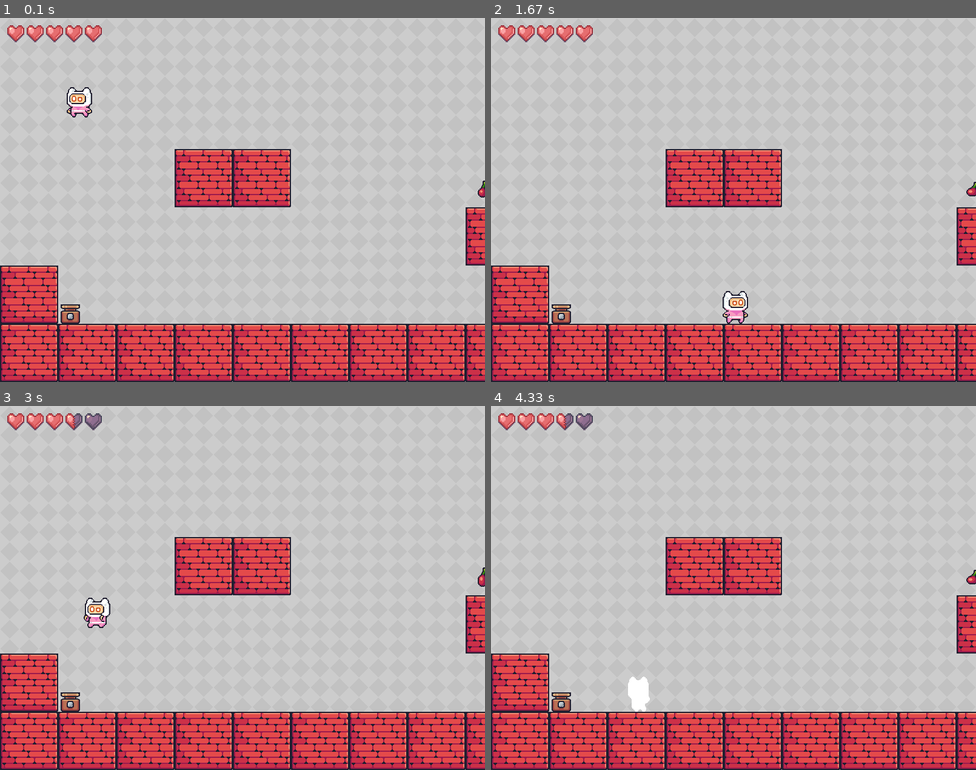
Above: before the commit, frames 1-4 (two rows, left to right).
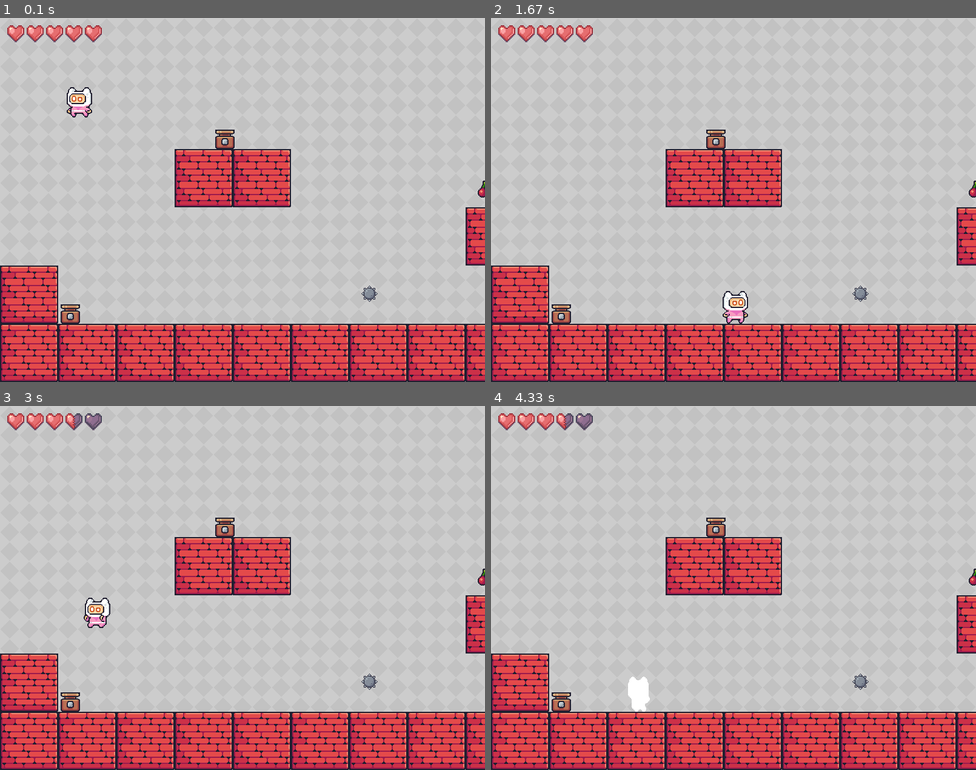
Above: after the commit, the same moments.

Repository: jamuerta/pygames-project
Game: pygame game, started from game.py
Two runs of this game, one before a commit and one after it. Both use one fixed random seed, a clock stepped at 60 frames per second and the inputs below.
Inputs:
- Up to frame 1 (0.1 s): no input
- Up to frame 2 (1.67 s): hold Right 0.33-0.8 s; hold Up 0.83-1.13 s; hold Right 1.17-1.63 s
- Up to frame 3 (3 s): hold Left 1.67-2.2 s; hold Left 2.23-2.63 s; hold Up from 2.67 s (still down)
- Up to frame 4 (4.33 s): release Up at 3.03 s; hold Right 3.07-3.7 s; hold Left 3.73-4.2 s; hold Right from 4.23 s (still down)

The runs differ from the first frame. In frame 1, 0.3% of the frame differs, in the area x 44-78%, y 30-78%; in frame 2, 0.3%, in the area x 44-100%, y 30-78%; in frame 3, 0.3%; in frame 4, 0.3%.

Commit message:
objetos para cada nivel

Diff:
--- a/classes.py
+++ b/classes.py
@@ -164,7 +164,8 @@
 
         #self.spikes = self.spikes["Idle"]
         self.image.blit(self.spike, (0,0))
-        self.mask = pygame.mask.from_surface(self.image)
+        #self.mask = pygame.mask.from_surface(self.image)
+        self.spike = pygame.transform.scale2x(self.image)
 
 class Spiked_Ball(Objeto):
     def __init__(self, x, y ,width, height):
--- a/game.py
+++ b/game.py
@@ -3,6 +3,7 @@
 from funciones import health_bar, game_over
 
 pygame.init()
+pygame.display.set_caption("pixel quest")
 
 WIDTH, HEIGHT = 800, 600
 vel = 5
@@ -96,7 +97,9 @@
     run = True
     while run:
         clock.tick(60)
-        n1_fruit1.loop()
+        print(jugador.rect.x, jugador.rect.y)
+        #Fruits.loop(current_level.frutas)
+        #n1_fruit1.loop()
         #fire_1.on()
         #fire_2.on()
         #fire_3.on()
@@ -146,7 +149,7 @@
 
             health_bar(ventana, jugador.health, jugador.max_health, 10, 10)  # Ajustar la posición según sea necesario
         else:
-            game_over(ventana, "Game Over - Press R to Restart or Q to Quit", WIDTH // 2 - 250, HEIGHT // 2 - 50)
+            game_over(ventana, "Game Over - R para Reiniciar, Q para Salir", WIDTH // 2 - 250, HEIGHT // 2 - 50)
 
         pygame.display.flip()
 
@@ -155,11 +158,21 @@
 
 ##############################################################
 
-#n1_fire1 = Fuego(770, 250, 16, 32)
+n1_fire1 = Fuego(1000, 250, 16, 32)
 n1_fire2 = Fuego(100, HEIGHT - block_size - 64, 16, 32)
+n1_fire3 = Fuego(355, 152, 16, 32)
+
 n1_spikes1 = Spikes(1100, 487, 28, 28)
-n1_spikes1 = Spikes(1120, 487, 28, 28)
-n1_fruit1 = speed_fruit(770, 250, 32, 32, "Cherries")
+n1_spikes2 = Spikes(1120, 487, 28, 28)
+n1_spikes3 = Spikes(1140, 487, 28, 28)
+
+n1_spikedball1 = Spiked_Ball(595, 440, 28, 28)
+n1_spikedball2 = Spiked_Ball(1300, 152, 28, 28)
+n1_spikedball3 = Spiked_Ball(1455, 56, 28, 28)
+n1_spikedball3 = Spiked_Ball(1770, 344, 28, 28)
+
+n1_fruit1 = health_fruit(770, 250, 32, 32, "Cherries")
+
 floor_1 = [Bloque(i * block_size, HEIGHT - block_size, block_size, 272,64)
              for i in range(0, 2000)]
 objetos_nivel1 = [*floor_1, Bloque(0, HEIGHT - block_size * 2, block_size, 272, 64),
@@ -170,23 +183,49 @@
                Bloque(block_size * 10, HEIGHT - block_size * 3, block_size, 272, 64),
                Bloque(block_size * 13, HEIGHT - block_size * 4, block_size, 272, 64),
                 Bloque(block_size * 14, HEIGHT - block_size * 5, block_size, 272, 64),
-                 Bloque(block_size * 15, HEIGHT - block_size * 5, block_size, 272, 64),
-                  Bloque(block_size * 16, HEIGHT - block_size * 5, block_size, 272, 64),
-                   Bloque(block_size * 18, HEIGHT - block_size * 2, block_size, 272, 64),
-                    Bloque(block_size * 19, HEIGHT - block_size * 2, block_size, 272, 64),
-                      n1_spikes1, n1_fruit1, n1_fire2]
+                Bloque(block_size * 15, HEIGHT - block_size * 5, block_size, 272, 64),
+                Bloque(block_size * 16, HEIGHT - block_size * 5, block_size, 272, 64),
+                Bloque(block_size * 18, HEIGHT - block_size * 2, block_size, 272, 64),
+                Bloque(block_size * 19, HEIGHT - block_size * 2, block_size, 272, 64),
+                    n1_spikes1, n1_spikes2, n1_spikes3, n1_fruit1, n1_fire2, n1_fire1,
+                    n1_spikedball3, n1_fire3, n1_spikedball1, n1_spikedball2]
 
 ################################################################
 
 floor_2 = [Bloque(i * block_size, HEIGHT - block_size, block_size, 96, 128)
            for i in range(0, 2000)]
+n2_fire1 = Fuego(130, 440, 16, 32)
+n2_fire2 = Fuego(500, 250, 16, 32)
+n2_fire3 = Fuego(640, 440, 16, 32)
+n2_fire7 = Fuego(1715, 440, 16, 32)
+n2_fire10 = Fuego(1950, 440, 16, 32)
+
+n2_spike1 = Spikes(870, 295, 28, 28)
+n2_spike2 = Spikes(890, 295, 28, 28)
+n2_spike8 = Spikes(910, 295, 28, 28)
+n2_spike9 = Spikes(930, 295, 28, 28)
+n2_spike10 = Spikes(950, 295, 28, 28)
+n2_spike3 = Spikes(1460, 487, 28, 28)
+n2_spike4 = Spikes(1440, 487, 28, 28)
+n2_spike5 = Spikes(1480, 487, 28, 28)
+n2_spike6 = Spikes(1500, 487, 28, 28)
+n2_spike7 = Spikes(1520, 487, 28, 28)
+
+n2_spikedball1 = Spiked_Ball(1760, 260, 28, 28)
+
 objetos_nivel2 = [*floor_2,
                   Bloque(block_size * 2, HEIGHT - block_size * 2, block_size, 96, 128),
                   Bloque(block_size * 5, HEIGHT - block_size * 3, block_size, 96, 128),
                   Bloque(block_size * 4, HEIGHT - block_size * 4, block_size, 96, 128),
                   Bloque(block_size * 8, HEIGHT - block_size * 3, block_size, 96, 128),
                   Bloque(block_size * 9, HEIGHT - block_size * 3, block_size, 96, 128),
-                  Bloque(block_size * 10, HEIGHT - block_size * 3, block_size, 96, 128)]
+                  Bloque(block_size * 10, HEIGHT - block_size * 3, block_size, 96, 128),
+                  Bloque(block_size * 13, HEIGHT - block_size * 4, block_size, 96, 128),
+                  Bloque(block_size * 14, HEIGHT - block_size * 5, block_size, 96, 128),
+                  Bloque(block_size * 16, HEIGHT - block_size * 5, block_size, 96, 128),
+                  Bloque(block_size * 18, HEIGHT - block_size * 3, block_size, 96, 128),
+                  n2_fire1, n2_fire2, n2_fire3, n2_spike1, n2_spike2, n2_spike3, n2_fire7,
+                    n2_spike4, n2_fire10, n2_spike5, n2_spike6, n2_spike7, n2_spike8, n2_spike9, n2_spikedball1, n2_spike10]
 
 ################################################################
 
@@ -196,12 +235,31 @@
 floor_3 = [Bloque(i * block_size, HEIGHT - block_size, block_size, 0, 0)
            for i in range(0, 2000)]
 objetos_nivel3 = [*floor_3,
-                  Bloque(block_size * 2, HEIGHT - block_size * 2, block_size, 0, 0),
-                  Bloque(block_size * 5, HEIGHT - block_size * 3, block_size, 0, 0),
-                  Bloque(block_size * 4, HEIGHT - block_size * 4, block_size, 0, 0),
-                  Bloque(block_size * 8, HEIGHT - block_size * 3, block_size, 0, 0),
-                  Bloque(block_size * 9, HEIGHT - block_size * 3, block_size, 0, 0),
-                  Bloque(block_size * 10, HEIGHT - block_size * 3, block_size, 0, 0),
+                  Bloque(block_size * 3, HEIGHT - block_size * 2, block_size, 0, 0),
+                  Bloque(block_size * 3, HEIGHT - block_size * 3, block_size, 0, 0),
+                  Bloque(block_size * 3, HEIGHT - block_size * 5, block_size, 0, 0),
+                  Bloque(block_size * 3, HEIGHT - block_size * 6, block_size, 0, 0),
+                  Bloque(block_size * 3, HEIGHT - block_size * 7, block_size, 0, 0),
+                  Bloque(block_size * 6, HEIGHT - block_size * 3, block_size, 0, 0),
+                  Bloque(block_size * 6, HEIGHT - block_size * 4, block_size, 0, 0),
+                  Bloque(block_size * 6, HEIGHT - block_size * 5, block_size, 0, 0),
+                  Bloque(block_size * 6, HEIGHT - block_size * 6, block_size, 0, 0),
+                  Bloque(block_size * 6, HEIGHT - block_size * 7, block_size, 0, 0),
+                  Bloque(block_size * 10, HEIGHT - block_size * 2, block_size, 0, 0),
+                  Bloque(block_size * 10, HEIGHT - block_size * 4, block_size, 0, 0),
+                  Bloque(block_size * 10, HEIGHT - block_size * 5, block_size, 0, 0),
+                  Bloque(block_size * 10, HEIGHT - block_size * 6, block_size, 0, 0),
+                  Bloque(block_size * 10, HEIGHT - block_size * 7, block_size, 0, 0),
+                  Bloque(block_size * 12, HEIGHT - block_size * 3, block_size, 0, 0),
+                  Bloque(block_size * 12, HEIGHT - block_size * 4, block_size, 0, 0),
+                  Bloque(block_size * 12, HEIGHT - block_size * 5, block_size, 0, 0),
+                  Bloque(block_size * 12, HEIGHT - block_size * 6, block_size, 0, 0),
+                  Bloque(block_size * 12, HEIGHT - block_size * 7, block_size, 0, 0),
+                  Bloque(block_size * 16, HEIGHT - block_size * 2, block_size, 0, 0),
+                  Bloque(block_size * 16, HEIGHT - block_size * 3, block_size, 0, 0),
+                  Bloque(block_size * 16, HEIGHT - block_size * 5, block_size, 0, 0),
+                  Bloque(block_size * 16, HEIGHT - block_size * 6, block_size, 0, 0),
+                  Bloque(block_size * 16, HEIGHT - block_size * 7, block_size, 0, 0),
                   fire3, saw3]
 
 ################################################################
@@ -231,9 +289,9 @@
                   Bloque(block_size * 2, HEIGHT - block_size * 2, block_size, 0, 64),
                   Bloque(block_size * 5, HEIGHT - block_size * 3, block_size, 0, 64),
                   Bloque(block_size * 4, HEIGHT - block_size * 4, block_size, 0, 64),
-                  Bloque(block_size * 8, HEIGHT - block_size * 3, block_size, 0, 64),
-                  Bloque(block_size * 9, HEIGHT - block_size * 3, block_size, 0, 64),
-                  Bloque(block_size * 10, HEIGHT - block_size * 3, block_size, 0, 64),
+                  Bloque(block_size * 8, HEIGHT - block_size * 5, block_size, 0, 64),
+                  Bloque(block_size * 9, HEIGHT - block_size * 5, block_size, 0, 64),
+                  Bloque(block_size * 10, HEIGHT - block_size * 5, block_size, 0, 64),
                   fire5, saw5]
 
 if __name__ == "__main__":
